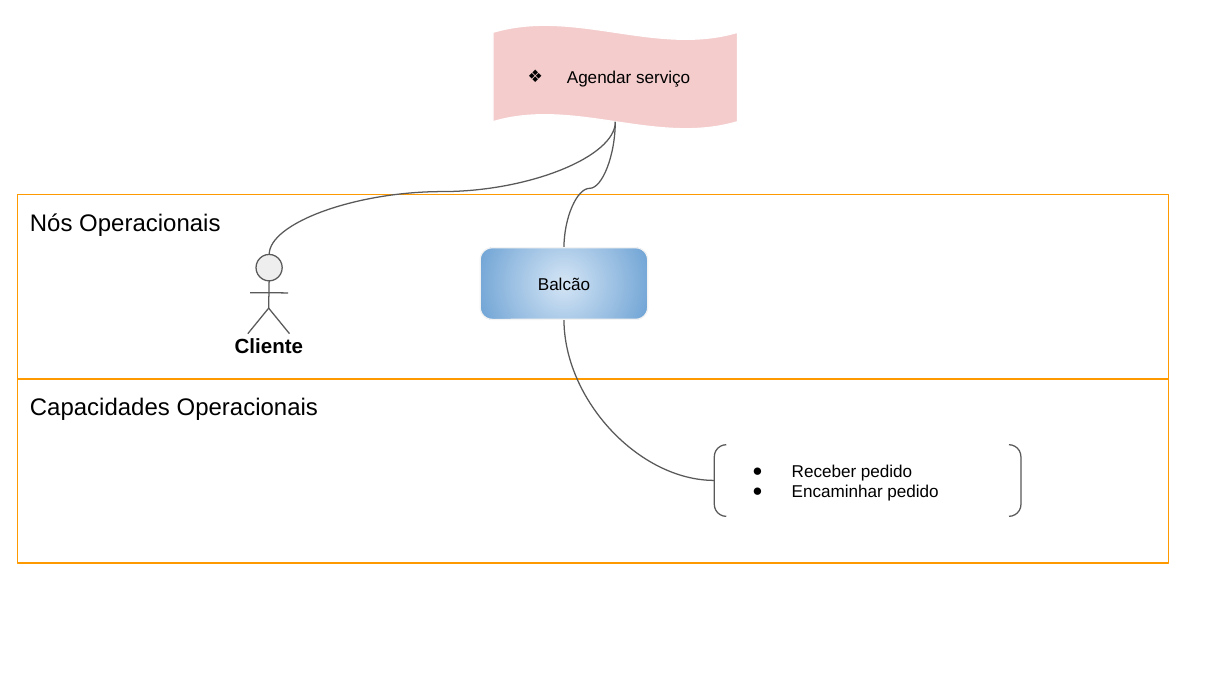
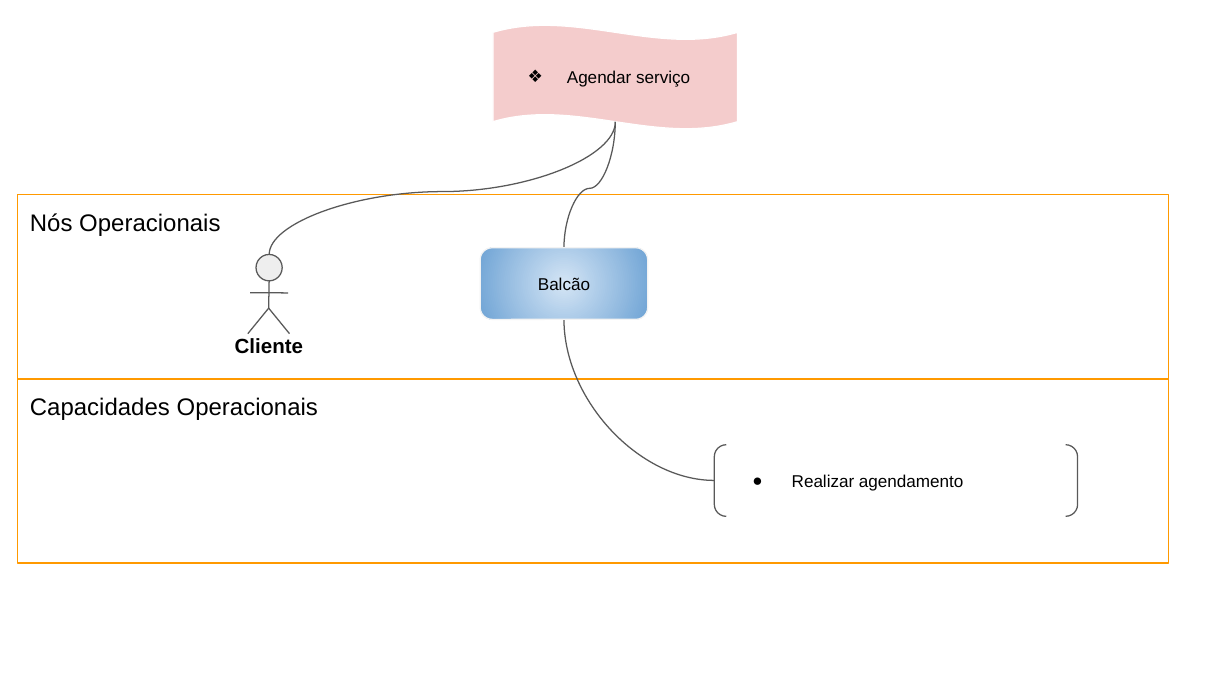
Before and after one commit to caevs/Tcc, a slide deck: slide 2 of 15. Arquitetura de Negócio para cada Cenário.pptx. Drawn at 1232x693 pixels with LibreOffice and Linux fonts; fonts in the diff are those of the drawing. Boxes give left, top, right and bottom in pixels: in the first picture for what was removed or moved away, otherwise in the second. Text is boxed around its words. In the diff, an @@ line names an element or a change of style, - is before the commit and + after.

```diff
--- a/15. Arquitetura de Negócio para cada Cenário.pptx
+++ b/15. Arquitetura de Negócio para cada Cenário.pptx
@@ bracket pair "Realizar agendamento": place and size @@
-bracket pair "Realizar agendamento" at [715, 445, 1021, 516]
+bracket pair "Realizar agendamento" at [715, 445, 1078, 516]
@@ text in bracket pair at [792, 474, 963, 491]: text changed @@
-● Receber pedido
-● Encaminhar pedido
+● Realizar agendamento
```
Also in this commit, not shown: 6 other slides changed, 1 slide added.
